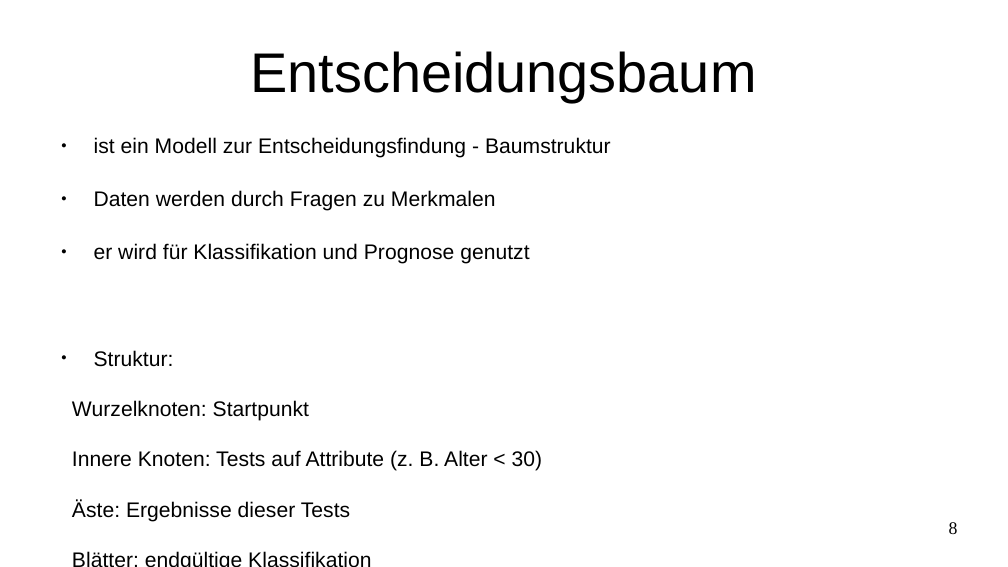
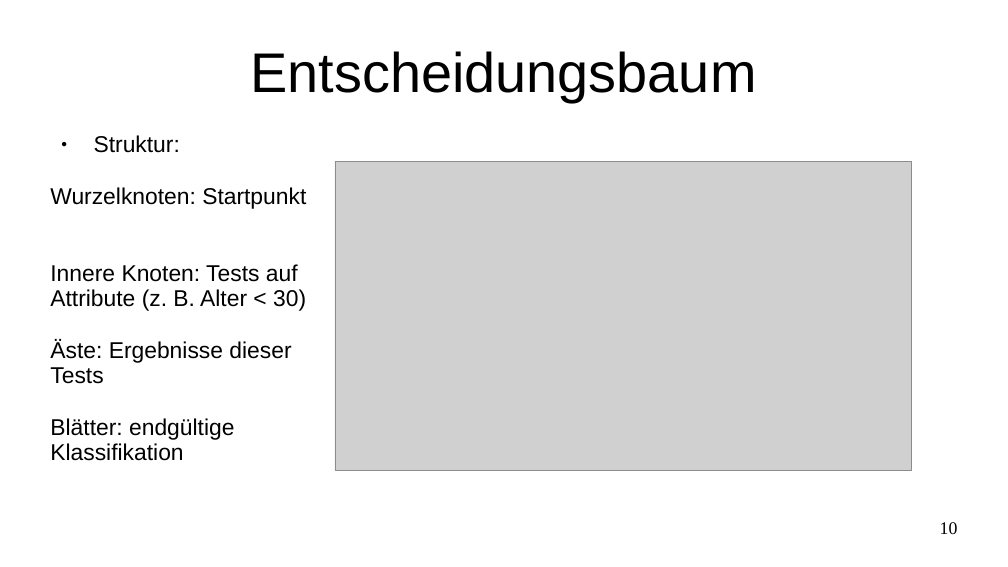
Before and after one commit to thesalvenmoser/Datenbanktechnologie, a slide deck: slide 10 of Gruppe3_ArtlSalvenmoserWornik_Blatt_8a/präsi datenbanktechnologie.odp (slide 8 before the commit). Drawn at 1008x567 pixels with LibreOffice and Linux fonts; fonts in the diff are those of the drawing; grey boxes stand for pictures. Boxes give left, top, right and bottom in pixels: in the first picture for what was removed or moved away, otherwise in the second. Text is boxed around its words. In the diff, an @@ line names an element or a change of style, - is before the commit and + after.

```diff
--- a/Gruppe3_ArtlSalvenmoserWornik_Blatt_8a/präsi datenbanktechnologie.odp
+++ b/Gruppe3_ArtlSalvenmoserWornik_Blatt_8a/präsi datenbanktechnologie.odp
@@ text "Struktur:" at box(50, 135, 306, 461): size 16.6 to 18 pt; indent changed; line spacing 1 to 0.9 @@
@@ text at box(94, 137, 611, 264): paragraphs removed @@
-● ist ein Modell zur Entscheidungsfindung - Baumstruktur
-● Daten werden durch Fragen zu Merkmalen
-● er wird für Klassifikation und Prognose genutzt
@@ picture added at box(335, 161, 912, 470) @@
@@ page number at box(940, 522, 958, 534): text changed @@
-8
+10
```
Also in this commit, not shown: 14 other slides changed, 7 slides added, 3 other files.
